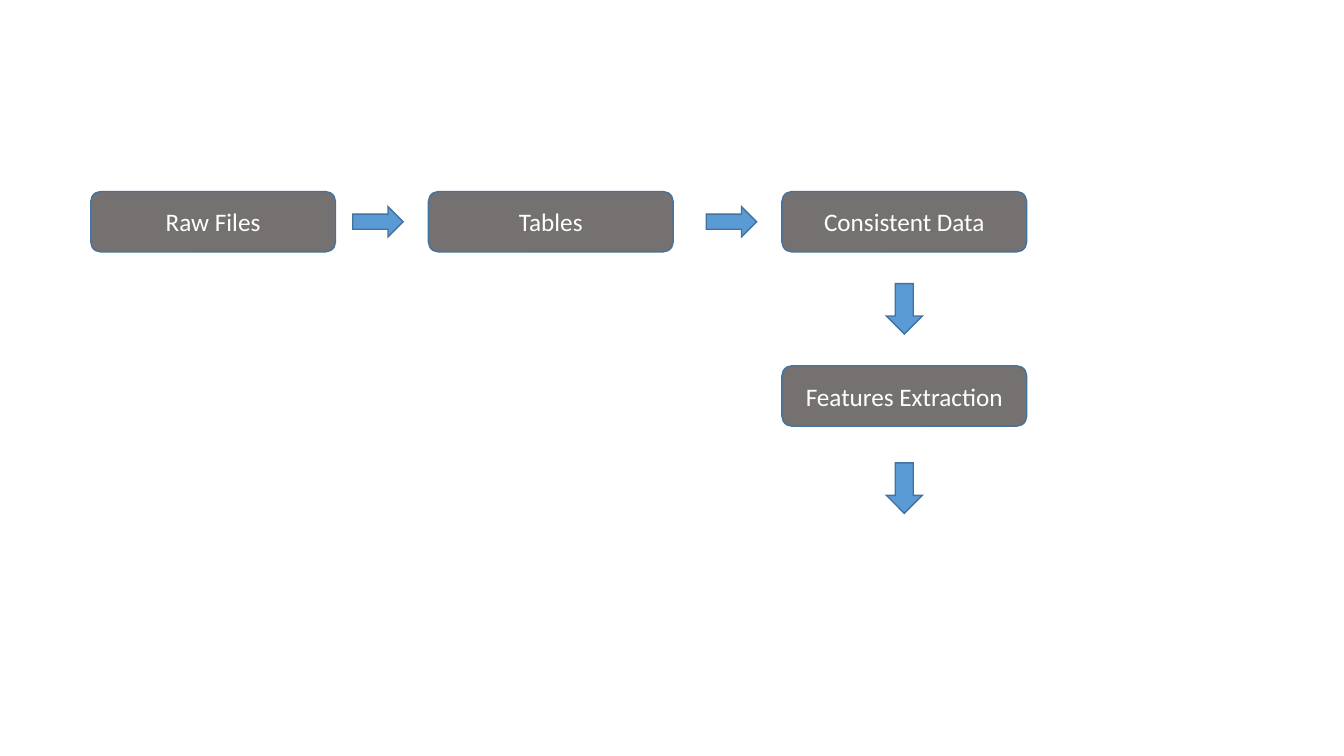
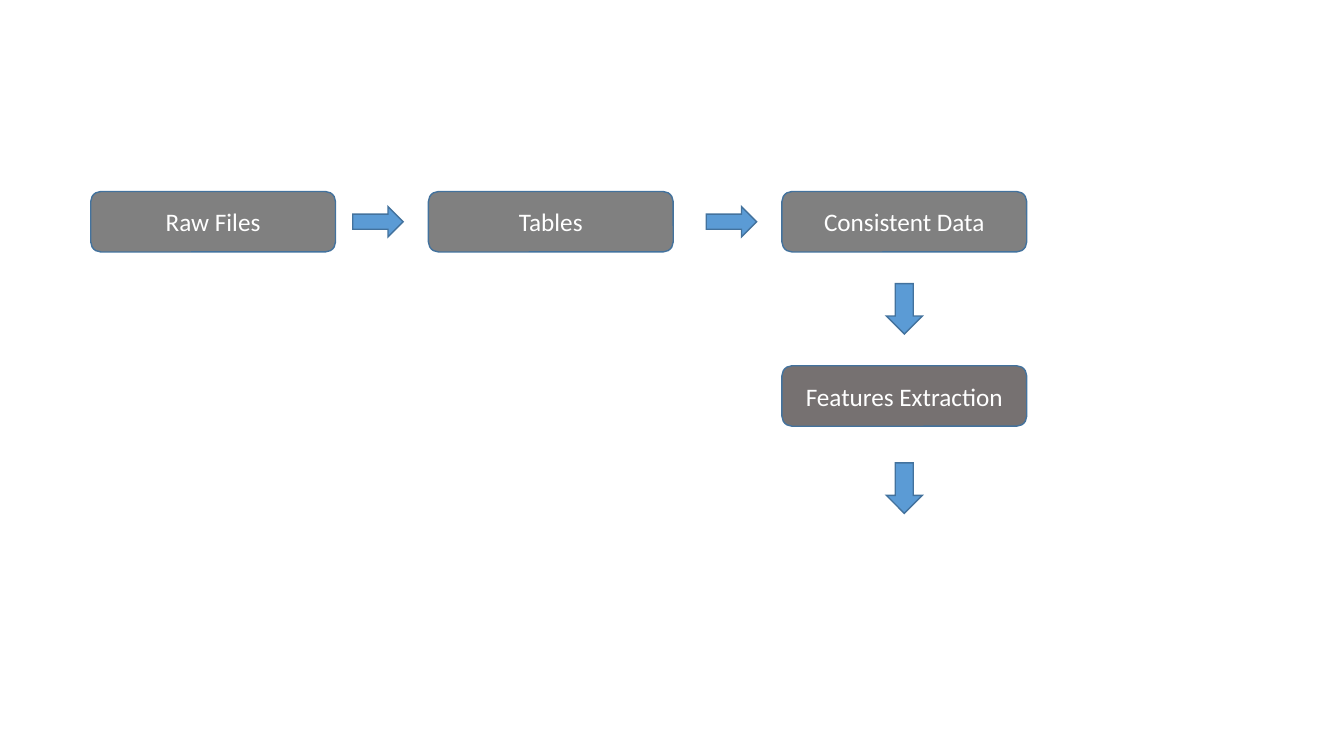
Before and after one commit to fmqbl/Predicting-Post-Procedural-Complications-Using-MIMICIII, a slide deck: slide 1 of TechnicalModel.pptx. Drawn at 1344x756 pixels with LibreOffice and Linux fonts; fonts in the diff are those of the drawing. Boxes give left, top, right and bottom in pixels: in the first picture for what was removed or moved away, otherwise in the second. Text is boxed around its words. In the diff, an @@ line names an element or a change of style, - is before the commit and + after.

```diff
--- a/TechnicalModel.pptx
+++ b/TechnicalModel.pptx
@@ fill #767171 to #808080 in 3 elements at bbox=[91, 192, 336, 252], bbox=[429, 192, 674, 252], bbox=[782, 192, 1027, 252] @@
```
Also in this commit, not shown: 1 other file.
